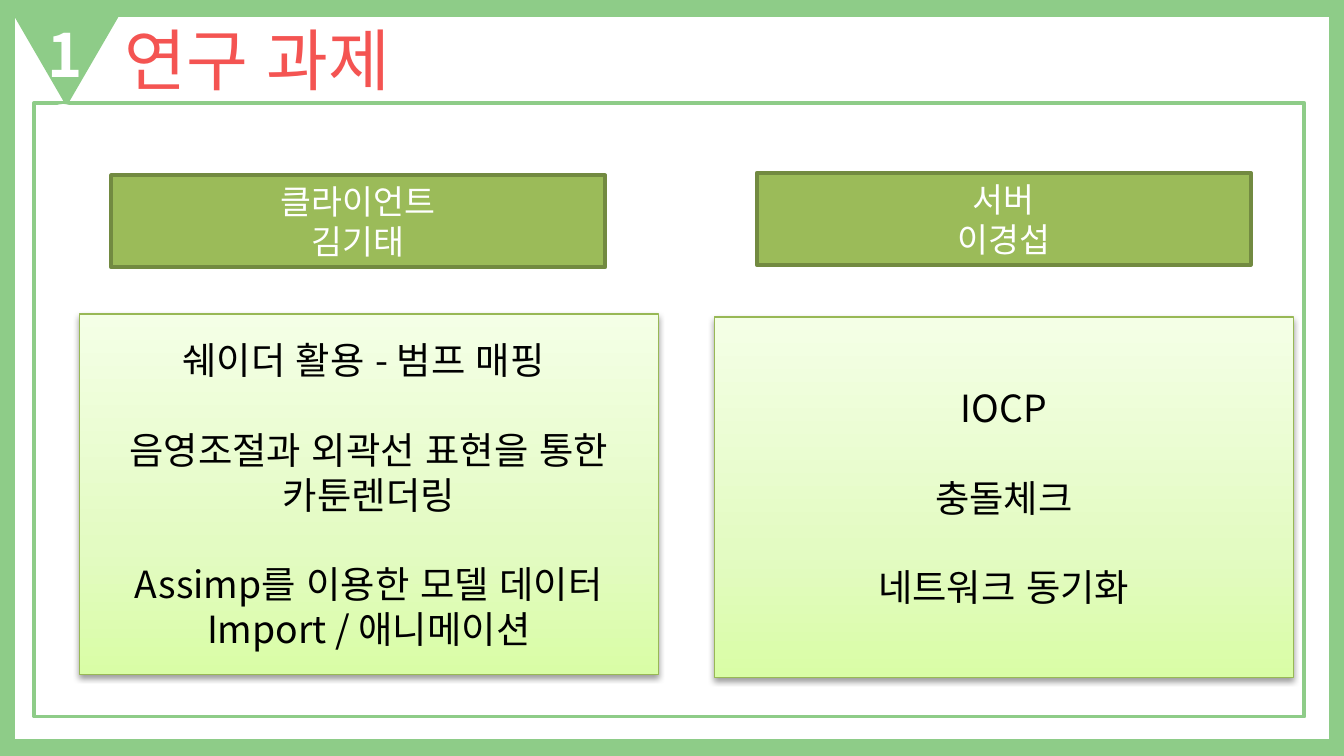
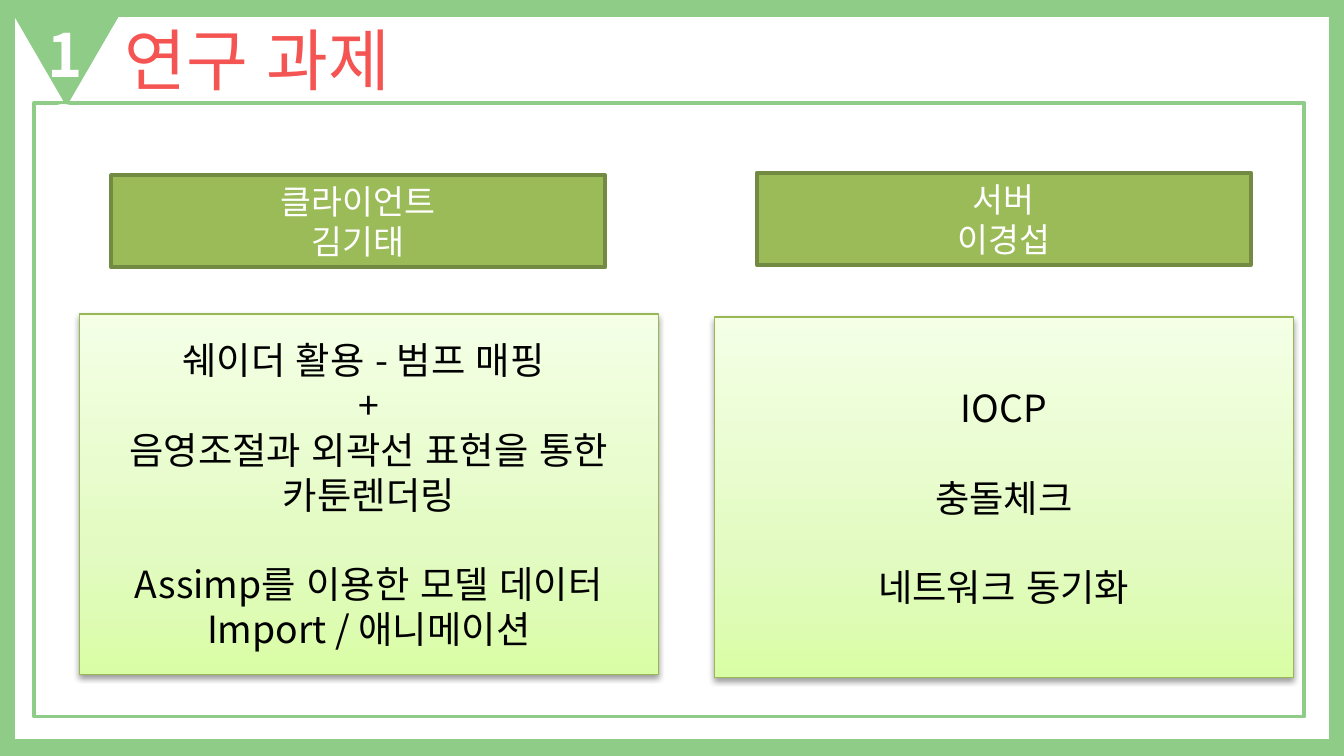
Before and after one commit to Celesta129/TeamProject, a slide deck: slide 15 of Documents/King of Playground 기획 발표자료.pptx. Drawn at 1344x756 pixels with LibreOffice and Linux fonts; fonts in the diff are those of the drawing. Boxes give left, top, right and bottom in pixels: in the first picture for what was removed or moved away, otherwise in the second. Text is boxed around its words. In the diff, an @@ line names an element or a change of style, - is before the commit and + after.

```diff
--- a/Documents/King of Playground 기획 발표자료.pptx
+++ b/Documents/King of Playground 기획 발표자료.pptx
@@ text in rectangle at bbox=[79, 314, 659, 675]: paragraph added @@
++
```
Also in this commit, not shown: 16 other slides changed, 2 other files.
